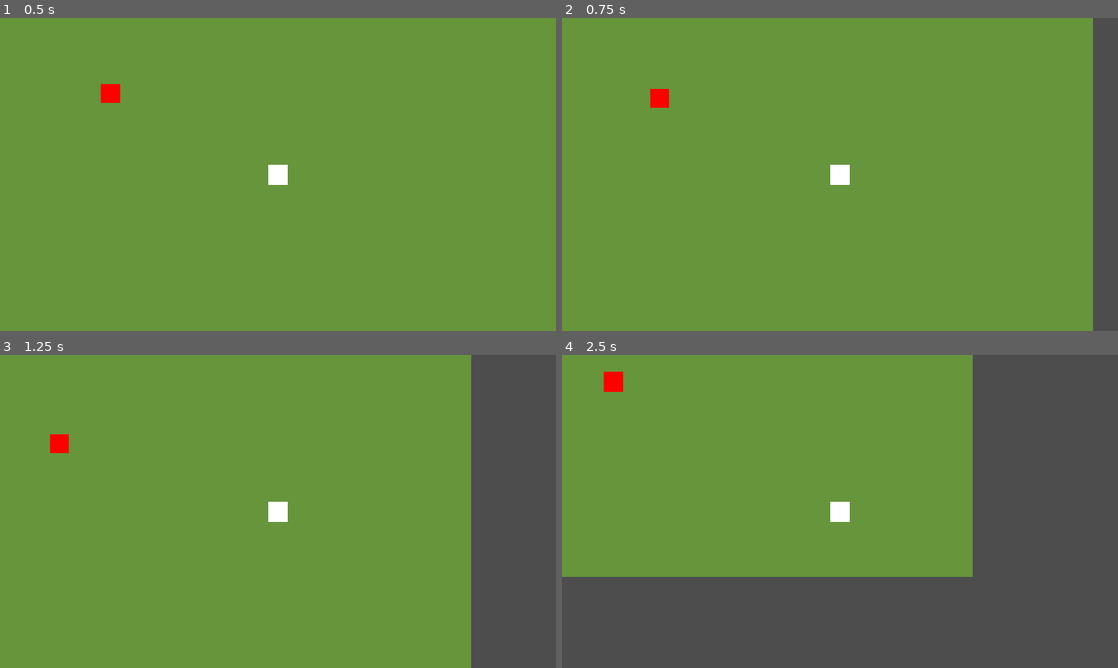
Above: before the commit, frames 1-4 (two rows, left to right).
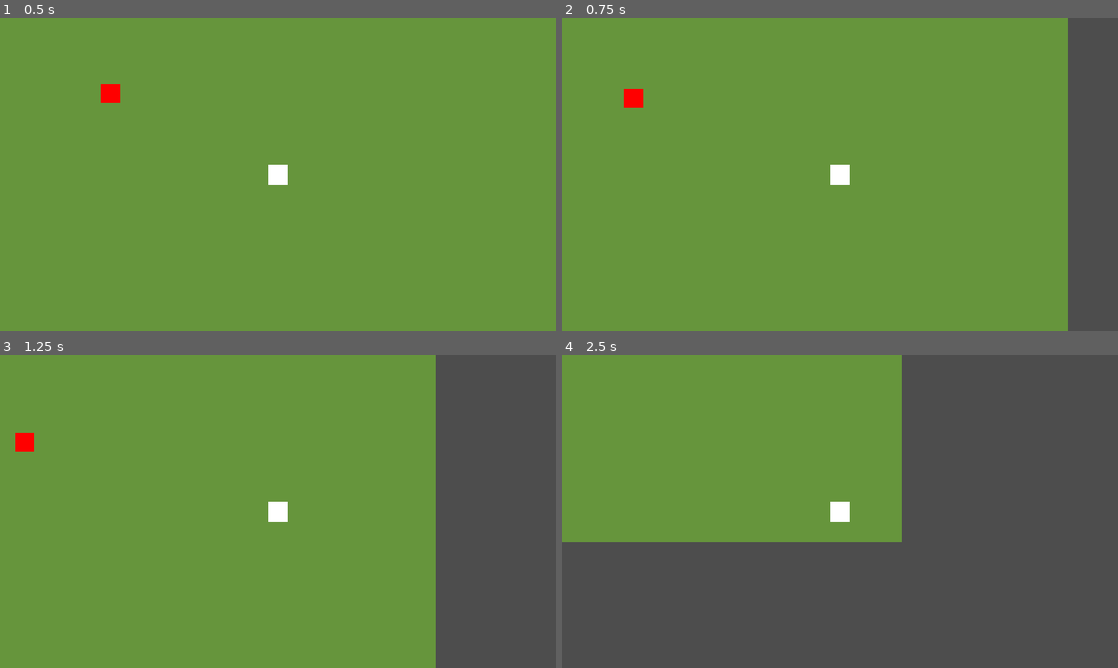
Above: after the commit, the same moments.

Repository: da-taki/DungeonCrawler
Game: Godot game, scene res://scenes/room_1.tscn
Two runs of this game, one before a commit and one after it. Both use one fixed random seed, a clock stepped at 60 frames per second and the inputs below.
Inputs (mouse positions are in pixels of both pictures, inside the frame that each line leads up to):
- Up to frame 1 (0.5 s): no input
- Up to frame 2 (0.75 s): tap Enter at 0.5 s; move the mouse to (962, 158) at 0.52 s; hold D (move_right) from 0.53 s (still down); tap Shift (dash, bound only after the commit) at 0.6 s; click (962, 158) at 0.67 s
- Up to frame 3 (1.25 s): keep holding D (move_right)
- Up to frame 4 (2.5 s): move the mouse to (728, 527) at 1.27 s; release D (move_right) at 1.28 s; hold S (move_down) 1.28-2.03 s; tap Shift (dash, bound only after the commit) at 1.35, 2.3 s; move the mouse to (895, 442) at 2.02 s; hold D (move_right) from 2.03 s (still down); tap Alt at 2.1 s

Frame 1 is identical in both runs. In frame 2, 4.9% of the frame differs, in the area x 11-96%, y 0-100%; in frame 3, 6.8%; in frame 4, 16%, in the area x 0-74%, y 0-71%.

Commit message:
Added dash

Diff:
--- a/project.godot
+++ b/project.godot
@@ -49,6 +49,12 @@
 , Object(InputEventKey,"resource_local_to_scene":false,"resource_name":"","device":-1,"window_id":0,"alt_pressed":false …(186 unchanged characters)…
 ]
 }
+dash={
+"deadzone": 0.2,
+"events": [Object(InputEventKey,"resource_local_to_scene":false,"resource_name":"","device":-1,"window_id":0,"alt_pressed":false,"shift_pressed":false,"ctrl_pressed":false,"meta_pressed":false,"pressed":false,"keycode":0,"physical_keycode":4194325,"key_label":0,"unicode":0,"location":0,"echo":false,"script":null)
+, Object(InputEventKey,"resource_local_to_scene":false,"resource_name":"","device":-1,"window_id":0,"alt_pressed":false,"shift_pressed":false,"ctrl_pressed":false,"meta_pressed":false,"pressed":false,"keycode":0,"physical_keycode":32,"key_label":0,"unicode":32,"location":0,"echo":false,"script":null)
+]
+}
 
 [physics]
 
--- a/scripts/player.gd
+++ b/scripts/player.gd
@@ -1,9 +1,40 @@
 extends CharacterBody2D
 
 var speed: float = 250.0
+var dash_speed: float = 650.0
+var dash_duration: float = 0.18
+var dash_cooldown: float = 0.45
+
+var dash_time_left: float = 0.0
+var cooldown_time_left: float = 0.0
+
+var dash_direction: Vector2 = Vector2.DOWN
+var last_move_direction: Vector2 = Vector2.DOWN
 
 func _physics_process(delta: float) -> void:
 	var direction:= Input.get_vector("move_left", "move_right", "move_up", "move_down")
 
-	velocity = direction * speed
+	if direction != Vector2.ZERO:
+		last_move_direction = direction.normalized()
+
+	dash_time_left = maxf(dash_time_left - delta, 0.0)
+	cooldown_time_left = maxf(cooldown_time_left - delta, 0.0)
+
+	if Input.is_action_just_pressed("dash") and cooldown_time_left <= 0.0:
+		start_dash(direction)
+
+	if dash_time_left > 0.0:
+		velocity = dash_direction * dash_speed
+	else:
+		velocity = direction * speed
+
 	move_and_slide()
+
+func start_dash(direction: Vector2) -> void:
+	if direction != Vector2.ZERO:
+		dash_direction = direction.normalized()
+	else:
+		dash_direction = last_move_direction
+
+	dash_time_left = dash_duration
+	cooldown_time_left = dash_cooldown
